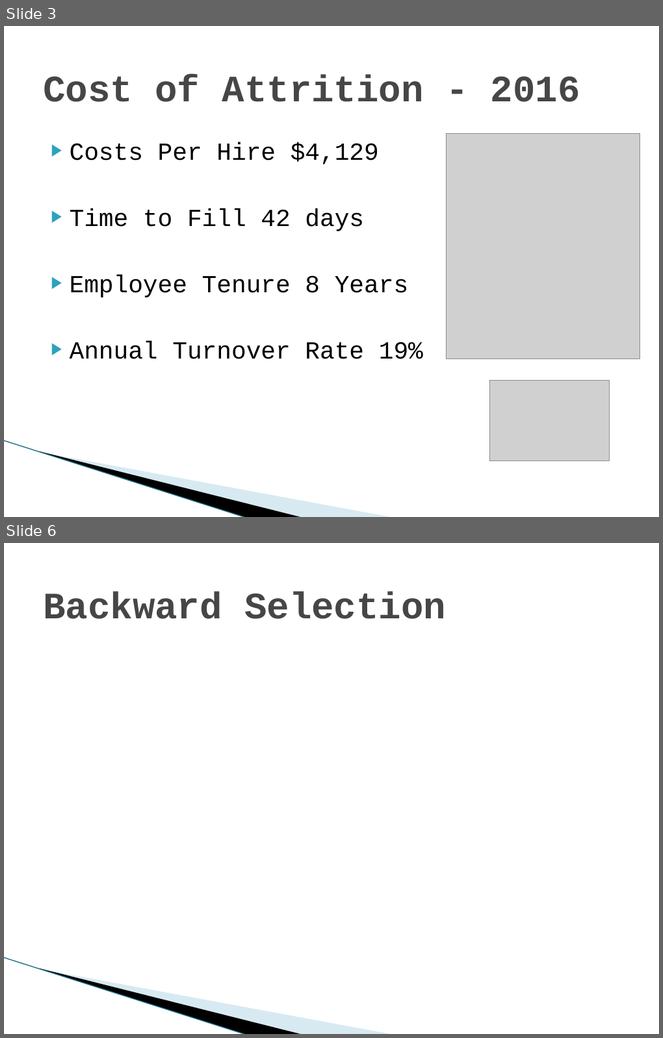
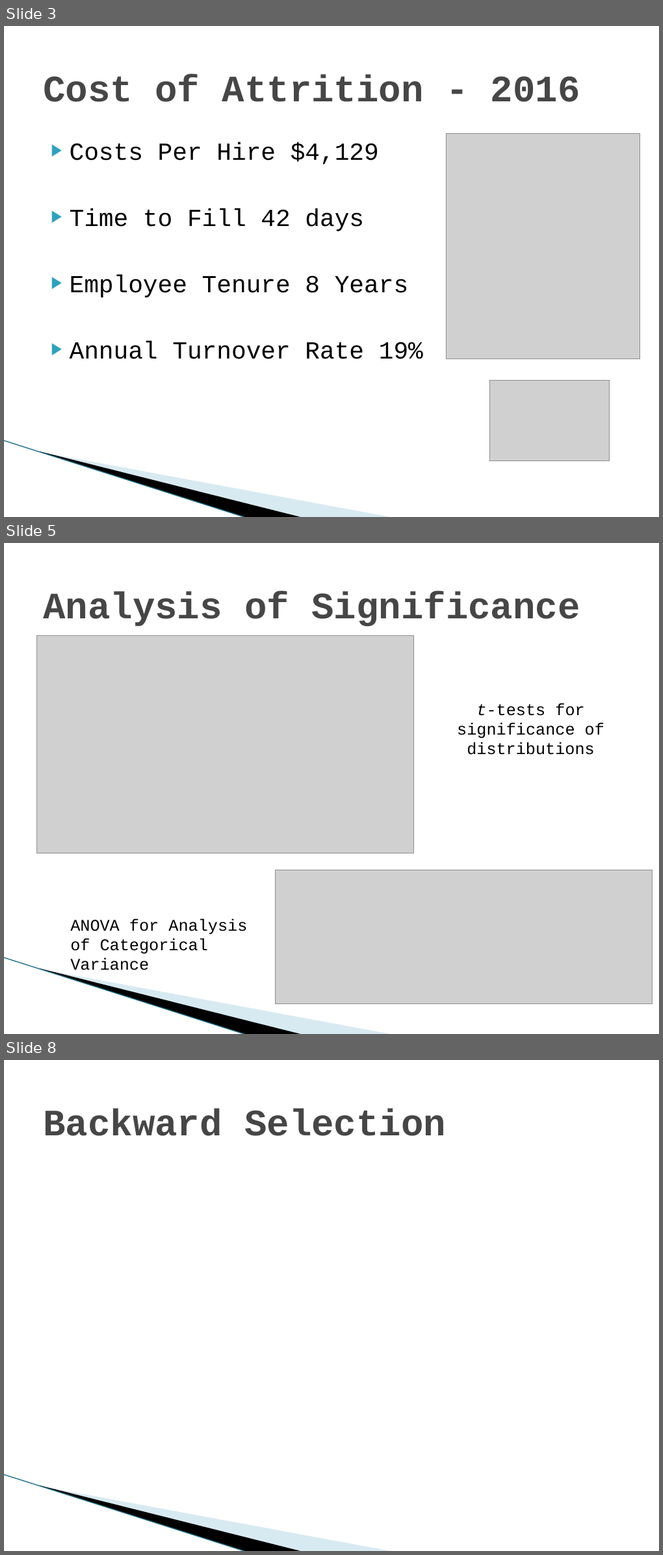
Before and after one commit to DataTex1/CaseStudy2, a slide deck: DDS Attrition Analysis.pptx. Shown one above the other, each under a label of ours: slides 3 and 6 before the commit, slides 3, 5 and 8 after it; the slides between them are not shown. The pictures are 663x1038 and 663x1555 pixels, drawn with LibreOffice and Linux fonts; fonts in the diff are those of the drawing; grey boxes stand for pictures; background and template pictures are left out. Boxes give left, top, right and bottom in pixels: in the first picture for what was removed or moved away, otherwise in the second. Text is boxed around its words. In the diff, an @@ line names an element or a change of style, - is before the commit and + after.

```diff
--- a/DDS Attrition Analysis.pptx
+++ b/DDS Attrition Analysis.pptx
@@ slide 5 added at <box>4,543,659,1034</box>, background #FFFFFF; not listed: 3 template elements that a slide beside it also shows @@
@@ title added at <box>43,591,580,626</box>, 41 pt, text #464646, bold @@
+Analysis of Significance
@@ picture added at <box>36,636,414,854</box> @@
@@ text added at <box>457,703,605,755</box>, 18 pt, text #000000 @@
+t-tests for significance of distributions
@@ picture added at <box>275,871,652,1005</box> @@
@@ text added at <box>70,919,247,971</box>, 18 pt, text #000000 @@
+ANOVA for Analysis of Categorical Variance
@@ what was slide 6 is now slide 8 @@
```
Also in this commit, not shown: 2 slides changed, 1 other slide added.
